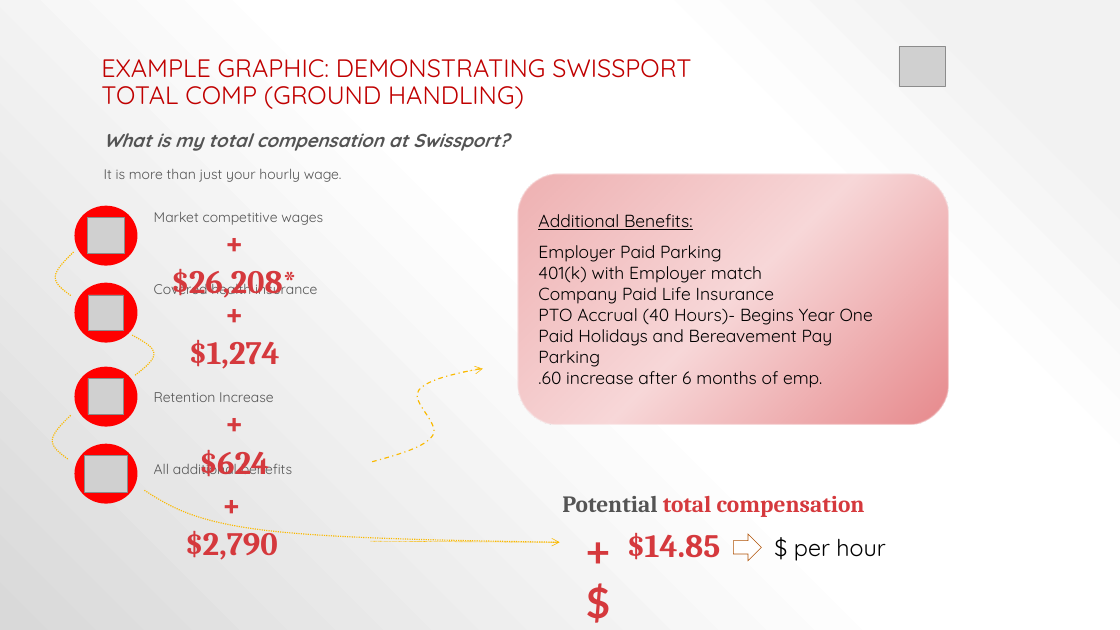
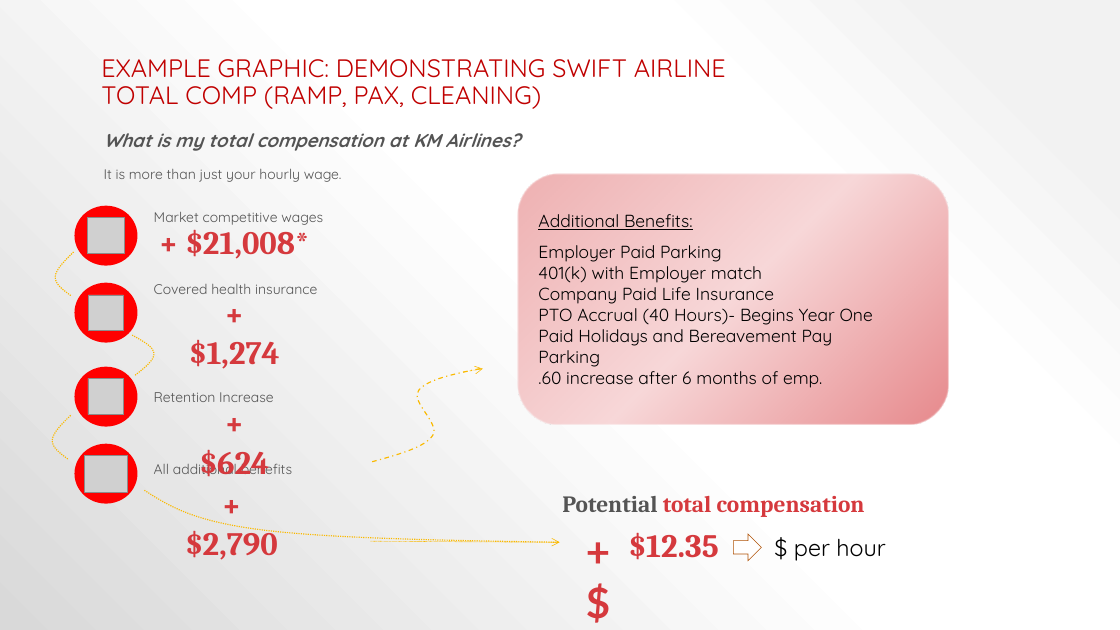
Before and after one commit to kirundar/KM-Airlines, a slide deck: slide 15 of Turnover Analysis IAD.pptx (slide 25 before the commit). Drawn at 1120x630 pixels with LibreOffice and Linux fonts; fonts in the diff are those of the drawing; grey boxes stand for pictures. Boxes give left, top, right and bottom in pixels: in the first picture for what was removed or moved away, otherwise in the second. Text is boxed around its words. In the diff, an @@ line names an element or a change of style, - is before the commit and + after.

```diff
--- a/Turnover Analysis IAD.pptx
+++ b/Turnover Analysis IAD.pptx
@@ title at (x1=101, y1=59, x2=726, y2=109): text changed @@
-EXAMPLE GRAPHIC: DEMONSTRATING SWISSPORT
-TOTAL COMP (GROUND HANDLING)
+EXAMPLE GRAPHIC: DEMONSTRATING SWIFT AIRLINE TOTAL COMP (RAMP, PAX, CLEANING)
@@ picture removed at (x1=899, y1=47, x2=945, y2=87) @@
@@ text at (x1=104, y1=133, x2=520, y2=151): text changed @@
-What is my total compensation at Swissport?
+What is my total compensation at KM Airlines?
@@ text at (x1=185, y1=224, x2=310, y2=259): text changed @@
-+ $26,208*
++ $21,008*
@@ text at (x1=628, y1=532, x2=718, y2=560): text changed @@
-$14.85
+$12.35
```
Also in this commit, not shown: 9 other slides changed, 7 slides added, 17 slides removed, 14 other files.
